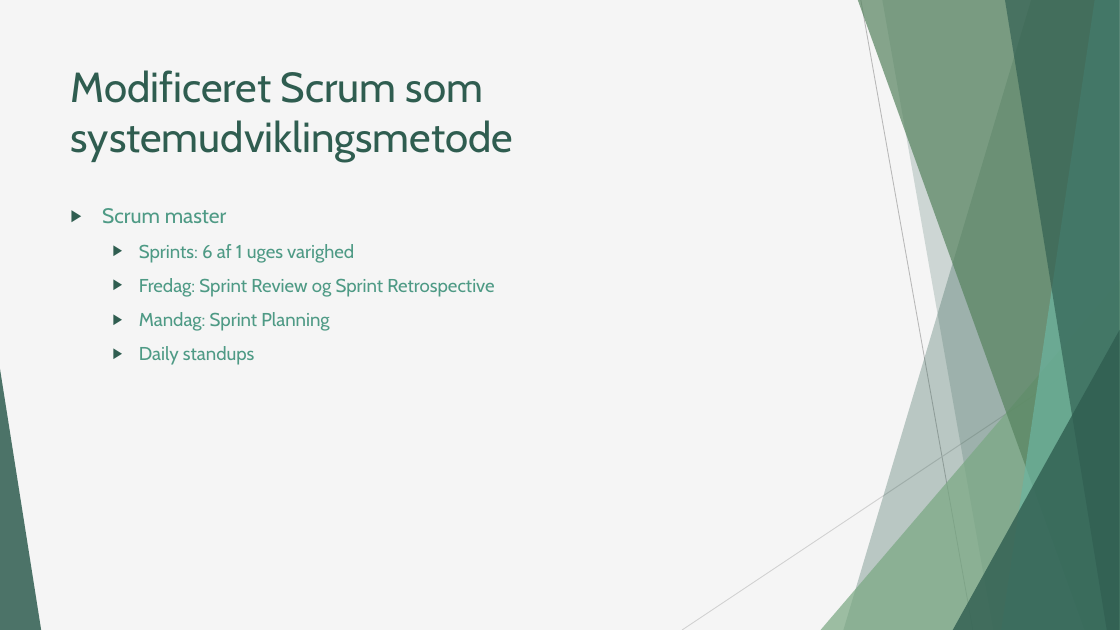
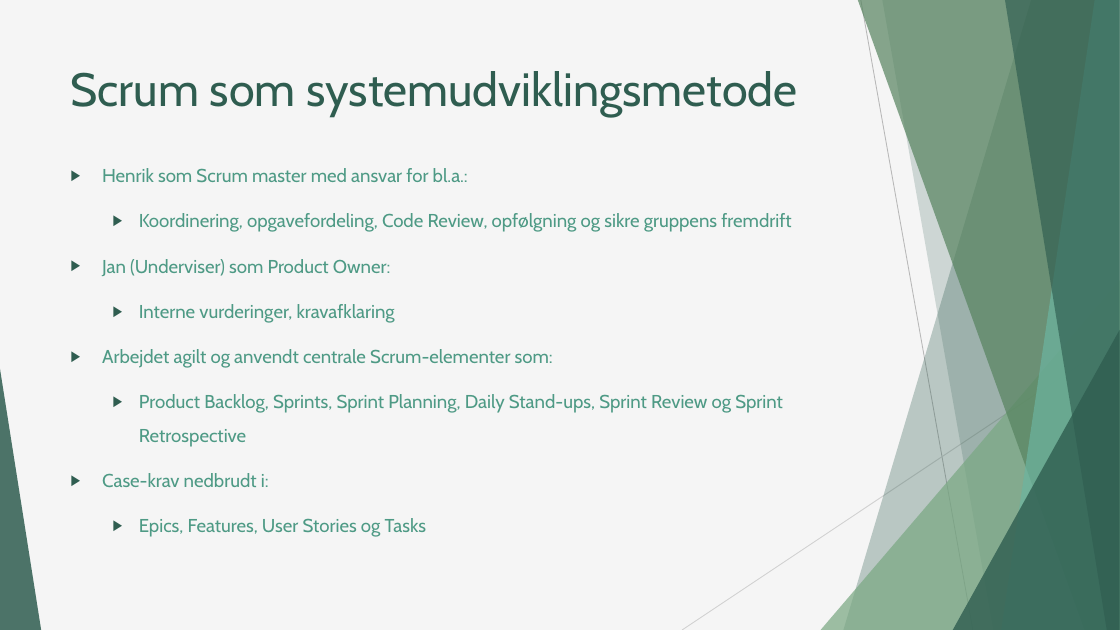
Before and after one commit to hiha76740/SecondSemesterEksamensProjekt, a slide deck: slide 5 of Dokumenter/Powerpoint.pptx (slide 3 before the commit). Drawn at 1120x630 pixels with LibreOffice and Linux fonts; fonts in the diff are those of the drawing. Boxes give left, top, right and bottom in pixels: in the first picture for what was removed or moved away, otherwise in the second. Text is boxed around its words. In the diff, an @@ line names an element or a change of style, - is before the commit and + after.

```diff
--- a/Dokumenter/Powerpoint.pptx
+++ b/Dokumenter/Powerpoint.pptx
@@ title at [71,71,797,118]: text changed; size 36 to 40 pt @@
-Modificeret Scrum som systemudviklingsmetode
+Scrum som systemudviklingsmetode
@@ text at [102,168,791,537]: text changed @@
-▶ Scrum master
-  ▶ Sprints: 6 af 1 uges varighed
-  ▶ Fredag: Sprint Review og Sprint Retrospective
-  ▶ Mandag: Sprint Planning
-  ▶ Daily standups
+▶ Henrik som Scrum master med ansvar for bl.a.:
+  ▶ Koordinering, opgavefordeling, Code Review, opfølgning og sikre gruppens fremdrift
+▶ Jan (Underviser) som Product Owner:
+  ▶ Interne vurderinger, kravafklaring
+▶ Arbejdet agilt og anvendt centrale Scrum-elementer som:
+  ▶ Product Backlog, Sprints, Sprint Planning, Daily Stand-ups, Sprint Review og Sprint Retrospective
+▶ Case-krav nedbrudt i:
+  ▶ Epics, Features, User Stories og Tasks
```
Also in this commit, not shown: 4 other slides changed, 6 slides added, 2 slides removed.
